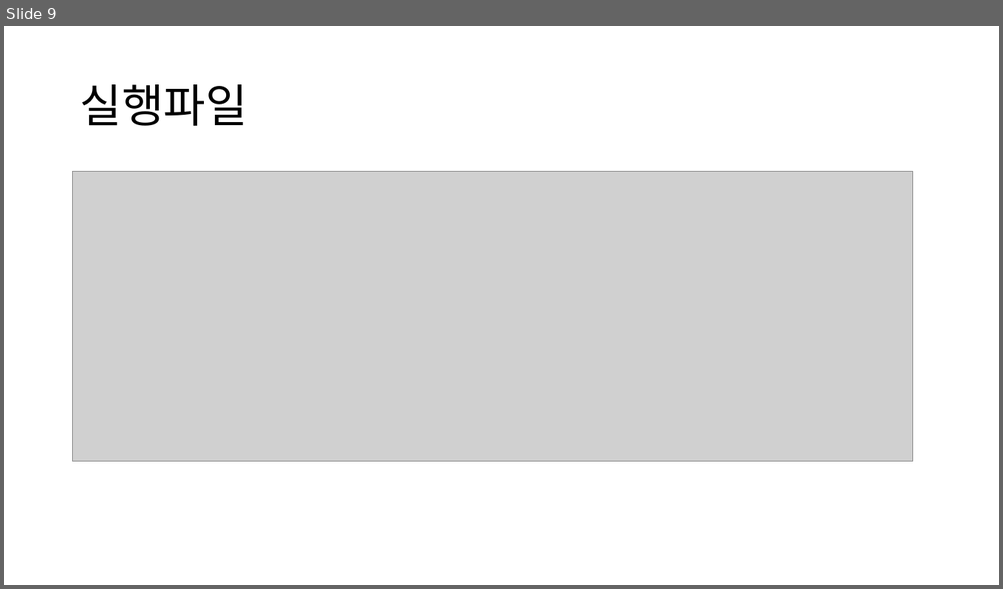
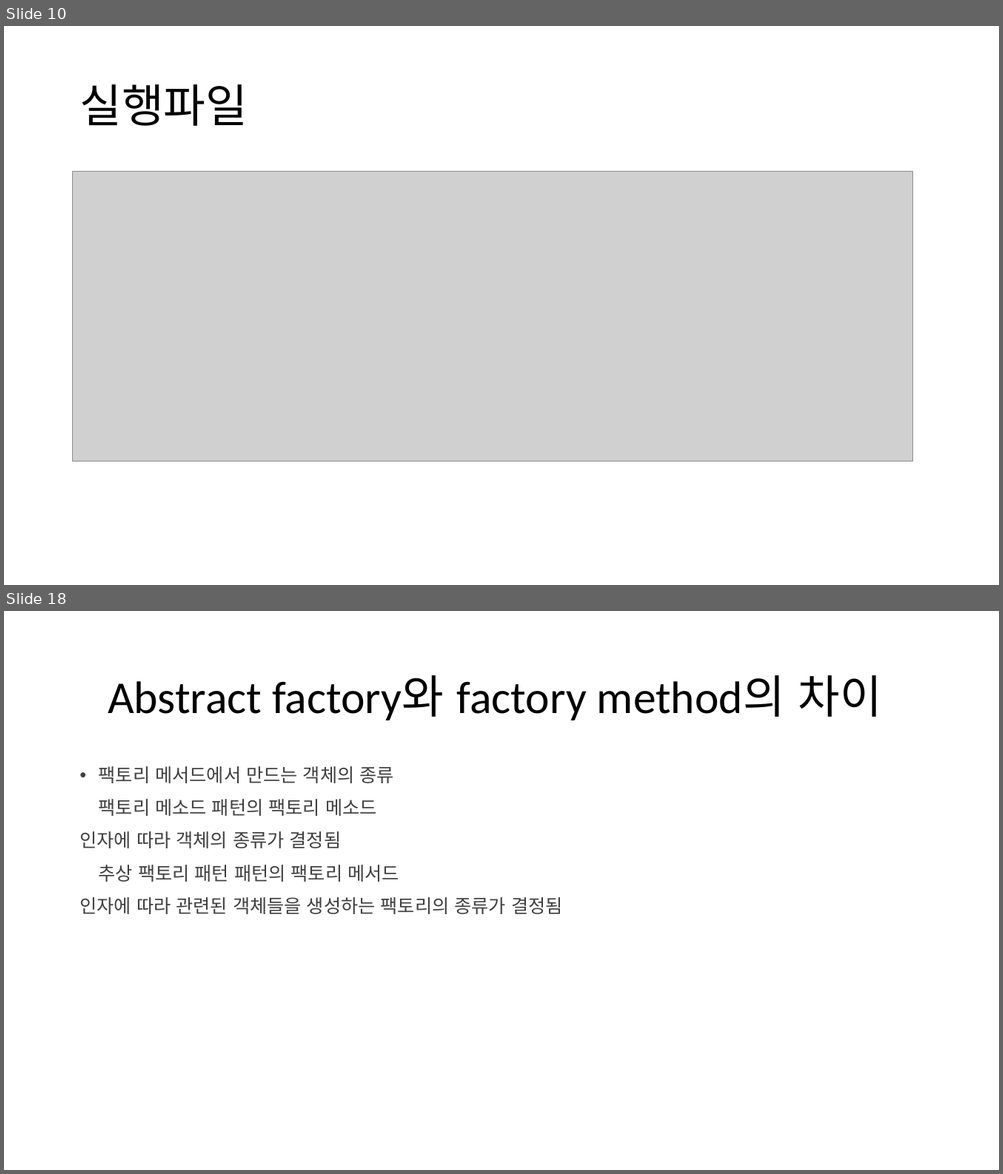
Before and after one commit to wook-dragon/young-rich, a slide deck: Factory_Pattern/Hannyuck/Factory_Method_Pattern_ppt.pptx. Shown one above the other, each under a label of ours: slide 9 before the commit, slides 10 and 18 after it; the slides between them are not shown. The pictures are 1003x589 and 1003x1174 pixels, drawn with LibreOffice and Linux fonts; fonts in the diff are those of the drawing; grey boxes stand for pictures; background and template pictures are left out. Boxes give left, top, right and bottom in pixels: in the first picture for what was removed or moved away, otherwise in the second. Text is boxed around its words. In the diff, an @@ line names an element or a change of style, - is before the commit and + after.

Commit message:
Abstract Factory Pattern

```diff
--- a/Factory_Pattern/Hannyuck/Factory_Method_Pattern_ppt.pptx
+++ b/Factory_Pattern/Hannyuck/Factory_Method_Pattern_ppt.pptx
@@ slide 18 added at [4,611,999,1170], background picture (left out) @@
@@ title added at [108,675,882,721], 44 pt, text #000000 @@
+Abstract factory와 factory method의 차이
@@ text added at [79,766,563,914], 18 pt, text #404040 @@
+• 팩토리 메서드에서 만드는 객체의 종류
+팩토리 메소드 패턴의 팩토리 메소드
+인자에 따라 객체의 종류가 결정됨
+추상 팩토리 패턴 패턴의 팩토리 메서드
+인자에 따라 관련된 객체들을 생성하는 팩토리의 종류가 결정됨
@@ what was slide 9 is now slide 10 @@
```
Also in this commit, not shown: 2 slides changed, 11 other slides added, 25 other files.
